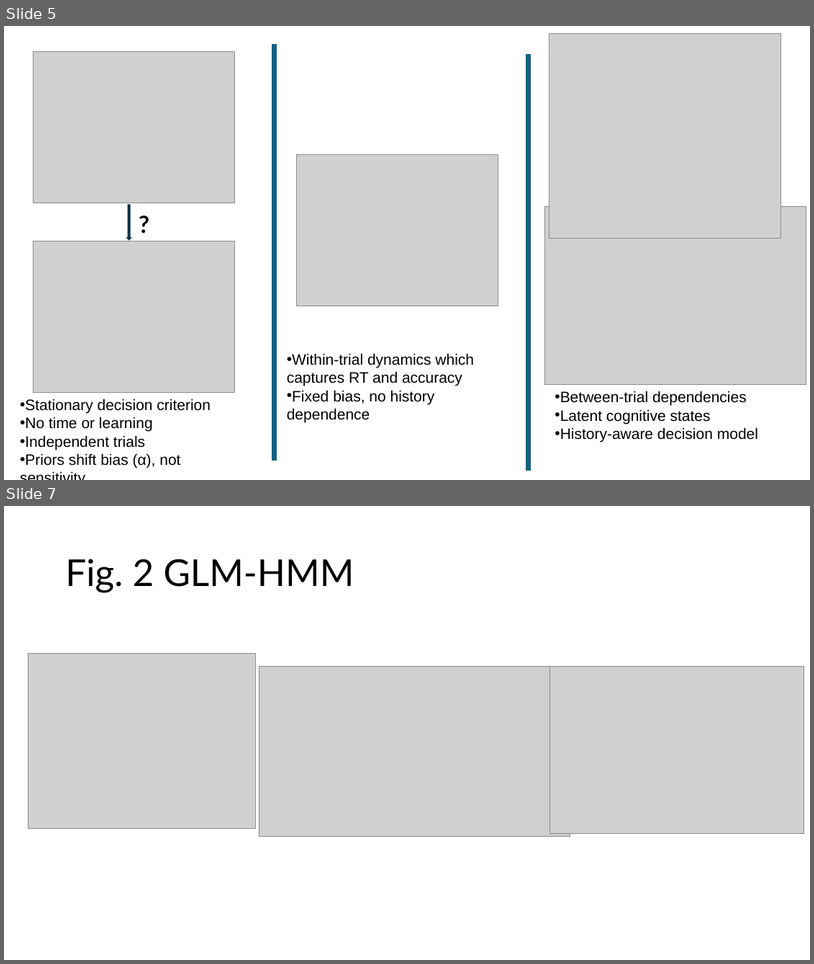
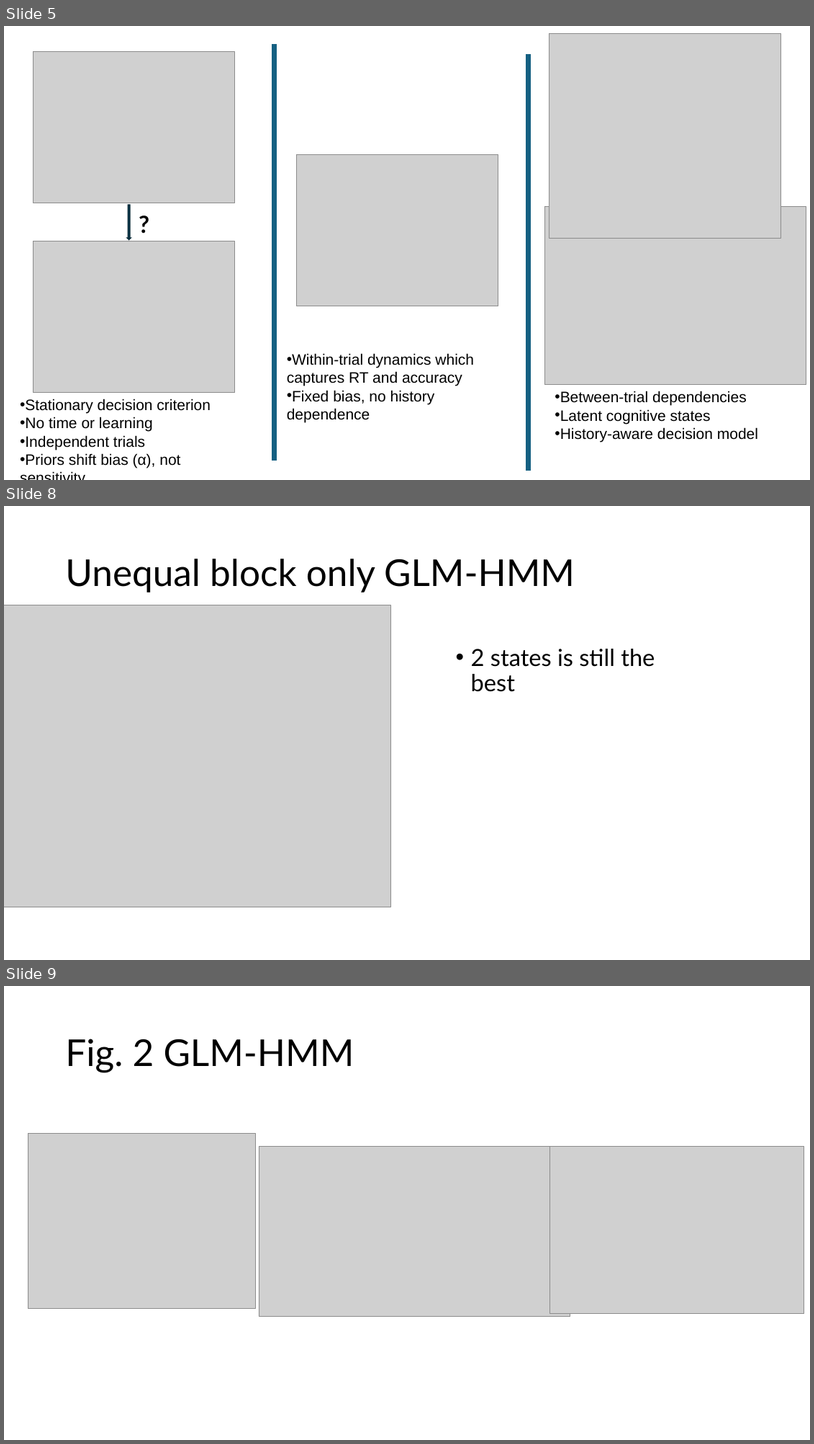
Before and after one commit to vaibrainium/prior-encoding-in-nhp-sc, a slide deck: dissemination/Prior encoding of Superior Colliculus in perceptual decision-making.pptx. Shown one above the other, each under a label of ours: slides 5 and 7 before the commit, slides 5, 8 and 9 after it; the slides between them are not shown. The pictures are 814x964 and 814x1444 pixels, drawn with LibreOffice and Linux fonts; fonts in the diff are those of the drawing; grey boxes stand for pictures. Boxes give left, top, right and bottom in pixels: in the first picture for what was removed or moved away, otherwise in the second. Text is boxed around its words. In the diff, an @@ line names an element or a change of style, - is before the commit and + after.

```diff
--- a/dissemination/Prior encoding of Superior Colliculus in perceptual decision-making.pptx
+++ b/dissemination/Prior encoding of Superior Colliculus in perceptual decision-making.pptx
@@ slide 8 added at (4,506,810,960), background #FFFFFF @@
@@ title added at (65,559,575,592), 44 pt, text #000000 @@
+Unequal block only GLM-HMM
@@ picture added at (4,605,391,906) @@
@@ text added at (471,649,655,692), 28 pt, text #000000 @@
+• 2 states is still the best
@@ what was slide 7 is now slide 9 @@
```
Also in this commit, not shown: 1 slide changed, 2 other slides added, 1 slide removed, 3 other files.
